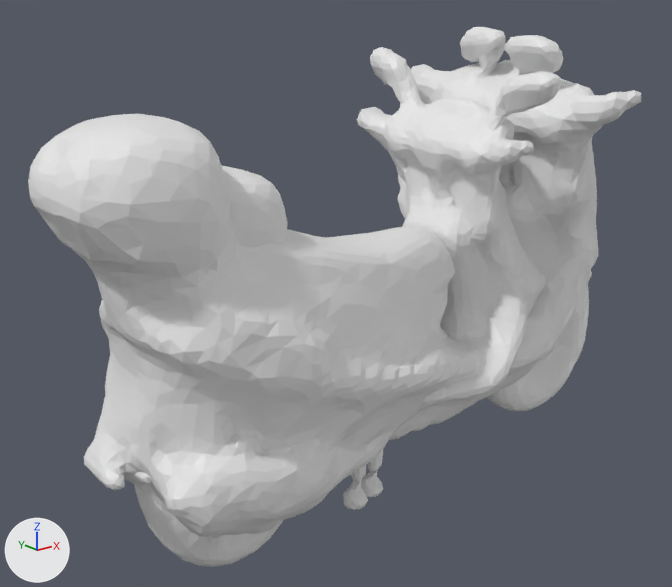
Renders of the glTF model publications/cadsim/meshes/cadsim_motorcycle_40bb.glb from each side of a commit.
The view is the same before and after, from a 50 mm lens placed at (-1.89, -2.0, 0.77), pointed at (-0.2, 0.11, -0.07). Every picture has the same lights, and +X, +Y and +Z are marked at lower left.

Objects in the first picture: 'tgt', 'tgt.001'.
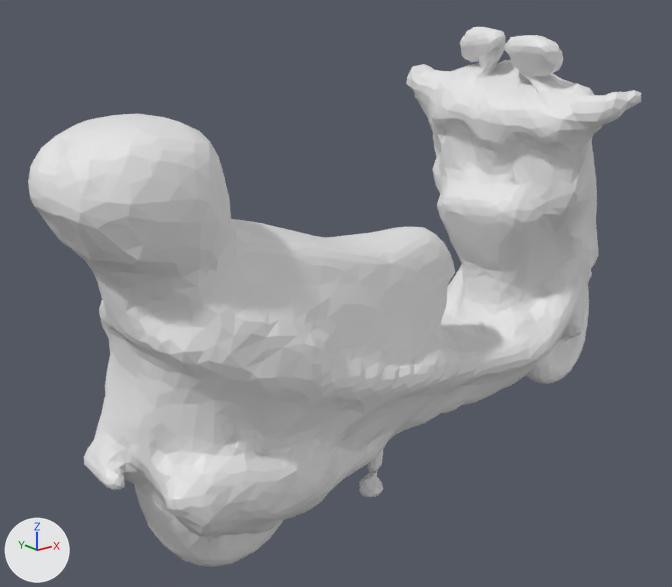
Location of each change, [x1, y1, x2, y2] in pixels of the pictures (672 x 587 px):
'tgt', deleted
    before: [135, 47, 584, 510]

The change, as a diff of the scene's bpy script:
```diff
--- a/publications/cadsim/meshes/cadsim_motorcycle_40bb.glb.py
+++ b/publications/cadsim/meshes/cadsim_motorcycle_40bb.glb.py
@@ ob_tgt @@
-ob_tgt = bpy.data.objects.new('tgt', me_tgt_001)
-ob_tgt.location = (0.0, 0.0, 0.0)
```
